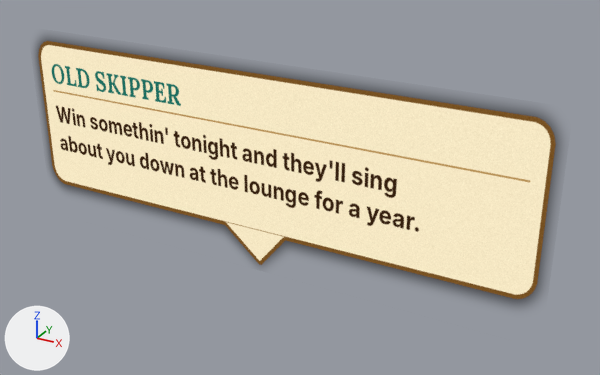
What one commit did to the glTF model sb_skipper_t4.glb.
Both versions are drawn from a 50 mm lens placed at (1.8, -2.88, 1.41), pointed at (0.18, 0.06, -0.07). The lights are fixed; the arrows at lower left show +X, +Y and +Z. The first picture is the older version. Vertices at exactly the same position are counted once.

The scene before the commit, as lines of its bpy script (objects in view):
```python
me_spire = bpy.data.meshes.new('spire')
me_spire.from_pydata(...)  # 4 vertices, 2 faces; spans x -1.3..1.3, y 0.0, z -0.5..0.5
me_spire.materials.append(mat_txt)
ob_spire = bpy.data.objects.new('spire', me_spire)
ob_spire.location = (0.0, 0.0, 0.0)
```
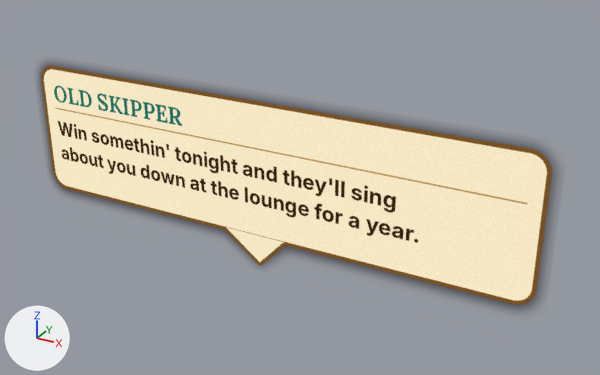
The newer file is also rescaled (x1.149), turned or shifted as a whole; pictures and numbers use the older file's frame.

Boxes [x1, y1, x2, y2] around the edits, measured in the pictures (600 x 375 px):
'spire', reshaped (8% shorter)
    before: [37, 39, 558, 303]
    after: [40, 64, 554, 308]

The edits, one by one:
me_spire is used by ob_spire; location (0.0, 0.0, 0.0).
me_spire had 4 vertices, 2 faces and spanned x -1.3..1.3, y 0.0, z -0.5..0.5.
me_spire now has 4 vertices, 2 faces and spans x -1.3..1.3, y 0.0, z -0.5..0.37.
Part 1, on me_spire:
Vertex 2 of me_spire moves from (1.3, 0.0, 0.5) to (1.3, 0.0, 0.37).
Vertex 3 of me_spire moves from (-1.3, 0.0, 0.5) to (-1.3, 0.0, 0.37).
